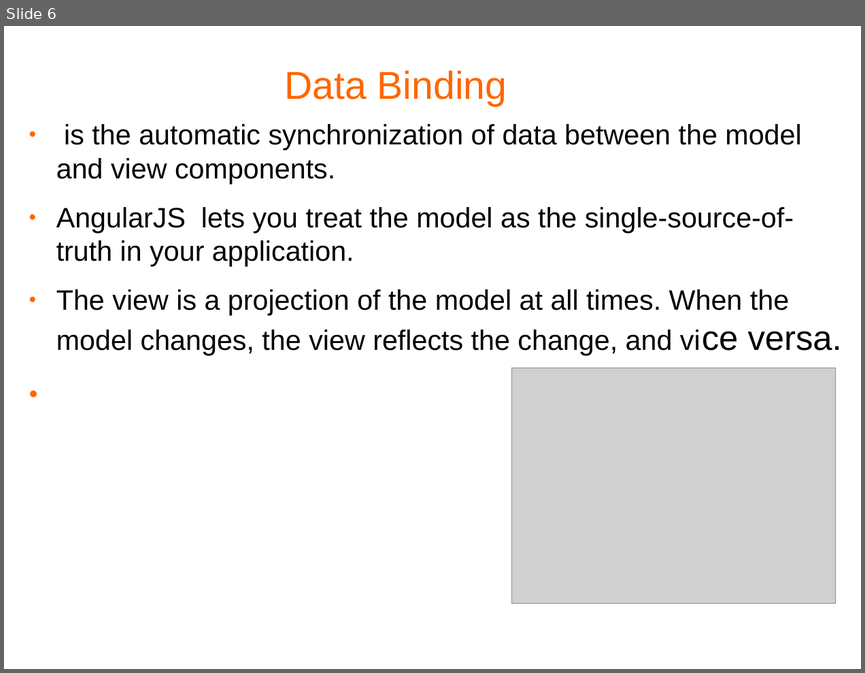
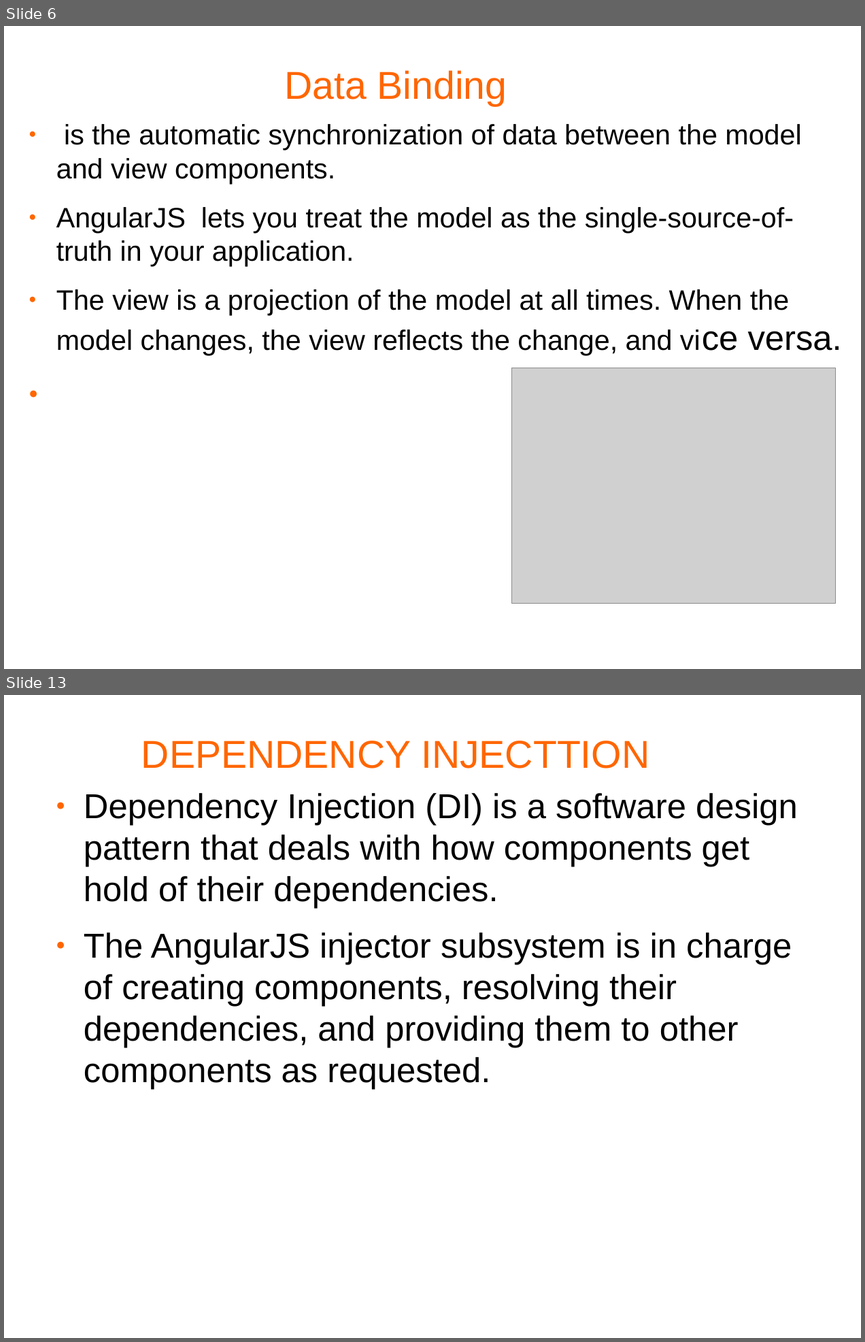
Before and after one commit to mphobwcodes/AngularJSExamples, a slide deck: RealAngularSite/AngularJS.pptx. Shown one above the other, each under a label of ours: slide 6 before the commit, slides 6 and 13 after it; the slides between them are not shown. The pictures are 865x673 and 865x1342 pixels, drawn with LibreOffice and Linux fonts; fonts in the diff are those of the drawing; grey boxes stand for pictures; background and template pictures are left out. Boxes give left, top, right and bottom in pixels: in the first picture for what was removed or moved away, otherwise in the second. Text is boxed around its words. In the diff, an @@ line names an element or a change of style, - is before the commit and + after.

```diff
--- a/RealAngularSite/AngularJS.pptx
+++ b/RealAngularSite/AngularJS.pptx
@@ slide 13 added at bbox=[4, 695, 861, 1338], background #FFFFFF @@
@@ text added at bbox=[141, 741, 649, 768], 36 pt, text #FF6600 @@
+DEPENDENCY INJECTTION
@@ text added at bbox=[84, 793, 798, 1089], 32 pt, text #000000 @@
+● Dependency Injection (DI) is a software design pattern that deals with how components get hold of their dependencies.
+● The AngularJS injector subsystem is in charge of creating components, resolving their dependencies, and providing them to other components as requested.
```
Also in this commit, not shown: 2 slides changed, 9 other slides added, 2 slides removed, 4 other files.
